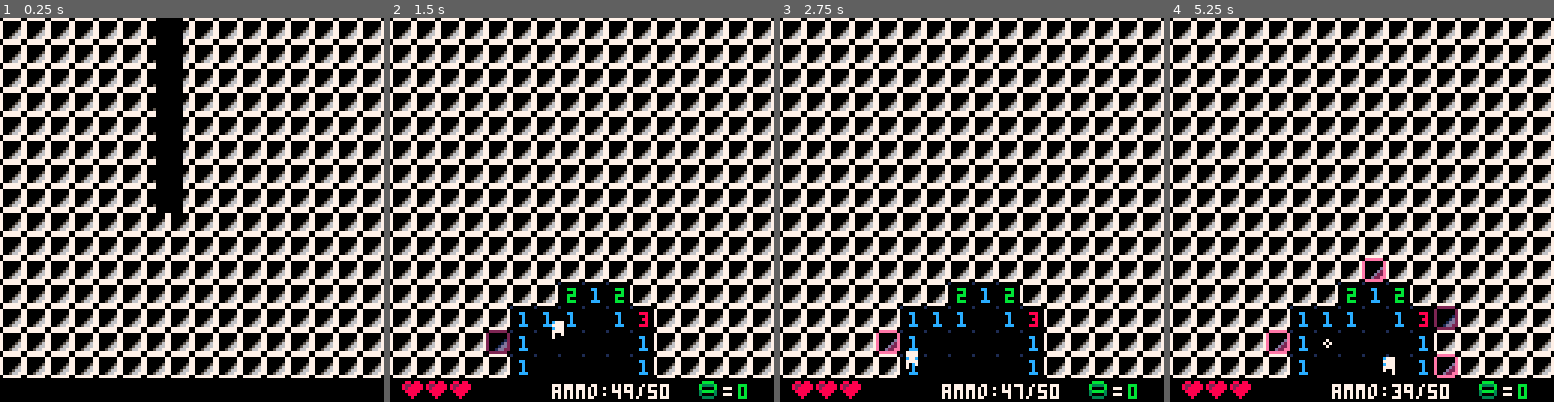
Above: before the commit, frames 1-4 (left to right).
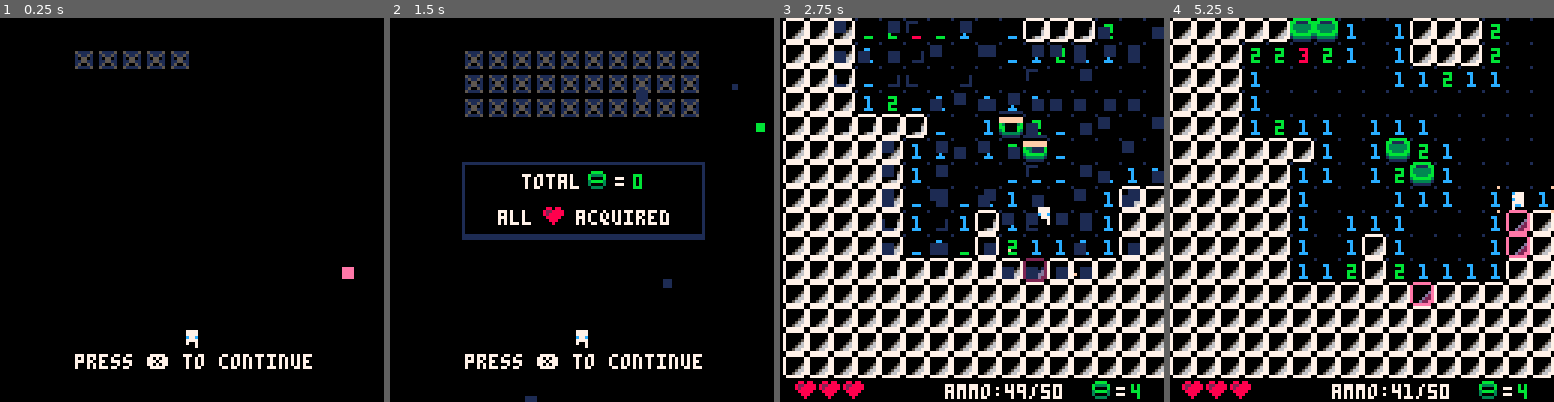
Above: after the commit, the same moments.

Repository: rdelos747/pico8
Game: PICO-8 cartridge ms_shoot.p8
The game is run twice, just before and just after one commit, with the same random seed, the same clock (stepped at 60 frames per second) and the same inputs.
Inputs:
- Up to frame 1 (0.25 s): no input
- Up to frame 2 (1.5 s): tap X (X key) at 1.07 s
- Up to frame 3 (2.75 s): hold Left 1.97-2.37 s; tap X (X key) at 2.07, 2.4, 2.73 s; hold Down from 2.42 s (still down)
- Up to frame 4 (5.25 s): release Down at 2.82 s; hold Right 2.87-3.53 s; tap X (X key) every 0.33 s from 3.07 to 5.07 s; hold Up 3.58-4.08 s; hold Right 4.13-4.53 s; hold Down 4.58-5.08 s; hold Left from 5.13 s (still down)

The runs differ from the first frame. In frame 1, 49% of the frame differs, in the area x 0-100%, y 0-94%; in frame 2, 51%, in the area x 0-100%, y 0-100%; in frame 3, 49%; in frame 4, 33%.

Commit message:
Tue Jun 18 23:49:51 EDT 2019

Diff:
--- a/ms_shoot.p8
+++ b/ms_shoot.p8
@@ -24,7 +24,7 @@
 mode_game=1
 mode_middle=2
 mode_inst=3
-mode=mode_game
+mode=mode_middle
 --cam
 cam={x=0,y=0,sx=0,sy=0,s_tm=0}
 samt=2
@@ -37,7 +37,7 @@
 --total stats
 t_stat={b_found=0}
 --heart levels
-h_lvl=1
+h_lvl=5
 h_levels={10,20,50,100}
 --player
 pp={x=20,y=20,
@@ -261,6 +261,7 @@
 	--totals
 	if middle.t_tm==1 then
 		rect(24,48,104,72,1)
+		line(24,73,104,73,1)
 		print("total",44,52,7)
 		spr(49,65,50)
 		print("=",75,52,7)
@@ -274,10 +275,10 @@
 			print(h_levels[h_lvl]-t_stat.b_found,
 				80,64,11)
 		else
-			print("all",24,60,7)
-			spr(35,43,59)
-			spr(36,43,59)
-			print("acquired",54,60,7)
+			print("all",36,64,7)
+			spr(35,51,63)
+			spr(36,51,63)
+			print("acquired",62,64,7)
 		end
 	end
 	--player
@@ -541,11 +542,14 @@
 		if(m.sparkle)pal()
 	end
 	--totals
-	print("total",24,50,7)
-	spr(49,45,48)
-	print("=",55,50,7)
+	rect(24,24,104,48,1)
+	line(24,49,104,49,1)
+	line(24,50,104,50,1)
+	print("total",42,34,7)
+	spr(49,63,32)
+	print("=",72,34,7)
 	print(t_stat.b_found,
-		61,50,11)
+		79,34,11)
 	--continue
 	print("press ❎ to continue",
 		25,112,7)
@@ -829,7 +833,7 @@
 					pp.d_dy==1 then
 			pp.d_dy=-1
 		end
-		pp.d_y+=(pp.d_dy)*0.3
+		pp.d_y+=(pp.d_dy)*0.2
 		if btnp(5) then
 			mode=mode_game
 			pp.max_hp=6
